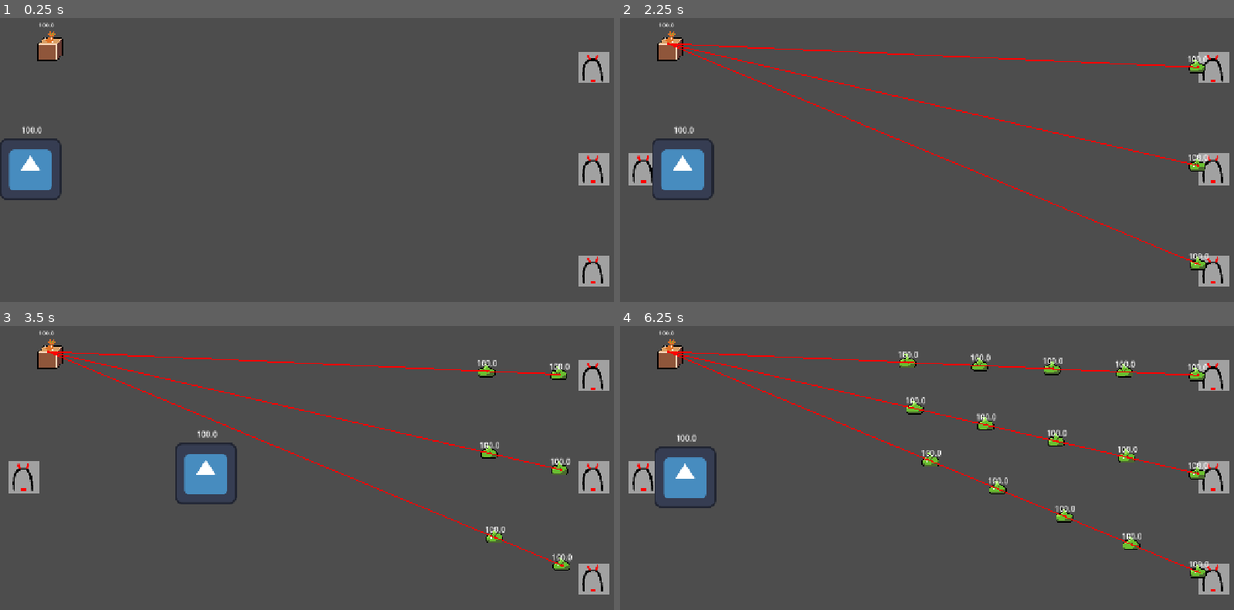
Above: before the commit, frames 1-4 (two rows, left to right).
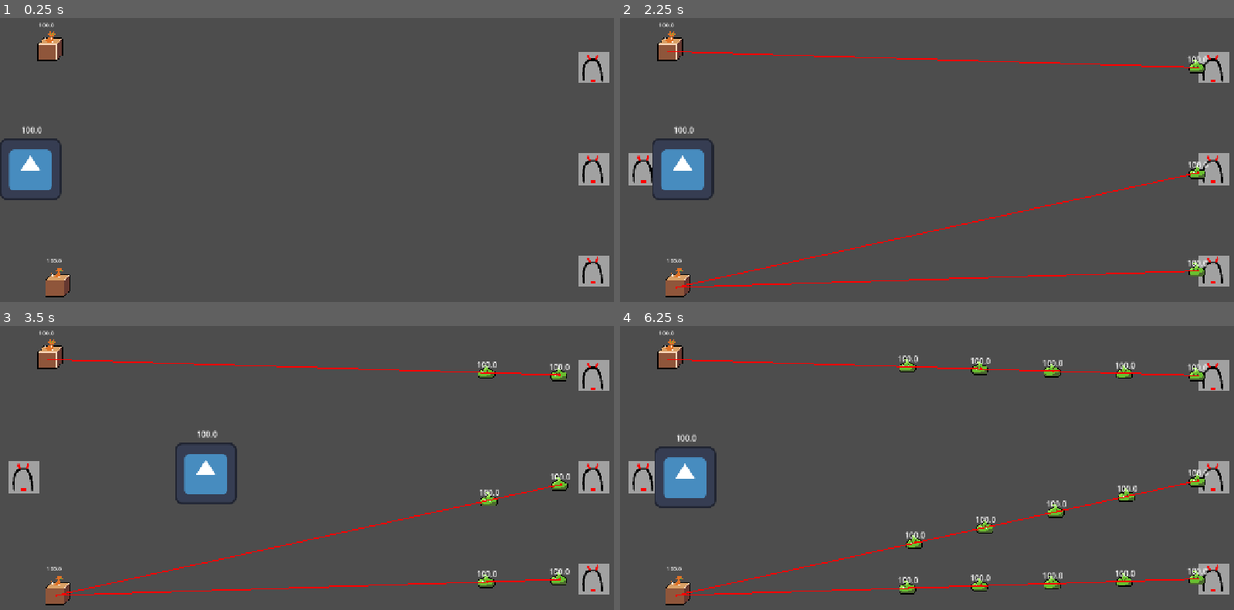
Above: after the commit, the same moments.

Repository: LukasReil/dungeon-ag
Game: Godot game, scene res://dungeonScene.tscn
The game is run twice, just before and just after one commit, with the same random seed, the same clock (stepped at 60 frames per second) and the same inputs. The engine's default icon, where the game draws it, is replaced by a stand-in: a white triangle on a blue panel in a dark square.
Inputs:
- Up to frame 1 (0.25 s): no input
- Up to frame 2 (2.25 s): tap Enter at 0.5 s; hold Right (Rechts) 0.53-1.28 s; tap W (Hoch) at 0.6 s; hold A (Links) 1.28-2.03 s; tap S (Runter) at 1.35 s; hold Right (Rechts) from 2.03 s (still down); hold Shift (Sprint-key) from 2.03 s (still down)
- Up to frame 3 (3.5 s): keep holding Right (Rechts); release Shift (Sprint-key) at 2.78 s; tap W (Hoch) at 2.85 s
- Up to frame 4 (6.25 s): release Right (Rechts) at 3.53 s; hold A (Links) 3.53-5.78 s; tap one key every 0.75 s from 3.6 s: S (Runter) Shift (Sprint-key) W (Hoch) S (Runter); hold Right (Rechts) from 5.78 s (still down)

The runs differ from the first frame. In frame 1, 0.3% of the frame differs, in the area x 7-12%, y 84-99%; in frame 2, 2.9%; in frame 3, 3.6%; in frame 4, 5.5%, in the area x 7-96%, y 8-99%.

Commit message:
Made Enemies pathfind to tower automatically

Diff:
--- a/Scrips/Tower.gd
+++ b/Scrips/Tower.gd
@@ -1,3 +1,4 @@
+class_name Tower
 extends StaticBody2D
 
 @onready var anzeige: Label = $HealthLabel
@@ -16,3 +17,5 @@
 	var prj = area as Node2D as BaseProjectile
 	if prj != null:
 		Leben -= prj.damage
+		if Leben <= 0:
+			queue_free()
--- a/Scrips/feind.gd
+++ b/Scrips/feind.gd
@@ -3,8 +3,7 @@
 
 @onready var nav2d: NavigationAgent2D = $NavigationAgent2D
 @onready var sprite_2d: Sprite2D = $Sprite2D
-@onready var health_label: Label = $Label
-
+@onready var health_label: Label = $HealthLabel
 
 enum States {idle,moving,attacking}
 var ziel : Vector2 = Vector2.INF
@@ -22,7 +21,7 @@
 	if ziel != Vector2.INF && ziel != zerstoert:
 		return
 
-	var minddist : float = 1.79769e308
+	var minddist : float = INF
 	var minddist_vec : Vector2 = Vector2.ZERO
 
 	for punkt in punkte:
@@ -32,7 +31,10 @@
 			minddist = dist
 			minddist_vec = punkt
 
-	ziel = minddist_vec
+	if minddist != INF:
+		ziel = minddist_vec
+	else:
+		ziel = Vector2.INF
 
 
 func _process(delta: float) -> void:
--- a/Szenen/feind.tscn
+++ b/Szenen/feind.tscn
@@ -37,13 +37,13 @@
 rotation = 1.5707964
 shape = SubResource("CapsuleShape2D_poog2")
 
-[node name="PhysicsBounds" type="CollisionShape2D" parent="." unique_id=1345723993]
+[node name="CollisionBox" type="CollisionShape2D" parent="." unique_id=1345723993]
 position = Vector2(0, 2)
 rotation = 1.5707964
 shape = SubResource("CapsuleShape2D_aske4")
 debug_color = Color(0, 0.44401067, 0.05828131, 0.41960785)
 
-[node name="Label" type="Label" parent="." unique_id=1396960690]
+[node name="HealthLabel" type="Label" parent="." unique_id=1396960690]
 offset_left = -20.0
 offset_top = -28.0
 offset_right = 20.0
--- a/level/roomElements/projectiles/melee_attack_system.tscn
+++ b/level/roomElements/projectiles/melee_attack_system.tscn
@@ -3,8 +3,8 @@
 [ext_resource type="Script" uid="uid://0p8va7cx0p2v" path="res://level/roomElements/projectiles/melee_attack_system.gd" id="1_gghy0"]
 [ext_resource type="Script" uid="uid://c01jc876s8dah" path="res://level/roomElements/projectiles/base_projectile.gd" id="2_7jxwt"]
 
-[sub_resource type="CircleShape2D" id="CircleShape2D_aske4"]
-radius = 103.01942
+[sub_resource type="CircleShape2D" id="CircleShape2D_gghy0"]
+radius = 100.0
 
 [node name="MeleeAttackSystem" type="Node2D" unique_id=404807631]
 script = ExtResource("1_gghy0")
@@ -16,7 +16,7 @@
 damage = 100.0
 
 [node name="CollisionShape2D" type="CollisionShape2D" parent="AttackRange" unique_id=2022616499]
-shape = SubResource("CircleShape2D_aske4")
+shape = SubResource("CircleShape2D_gghy0")
 disabled = true
 
 [node name="AttackTime" type="Timer" parent="." unique_id=332714041]
--- a/level/roomElements/roomScene.tscn
+++ b/level/roomElements/roomScene.tscn
@@ -8,6 +8,7 @@
 [ext_resource type="Script" uid="uid://82wgl0kxonso" path="res://level/roomElements/wave_manager.gd" id="6_ngm4v"]
 [ext_resource type="PackedScene" uid="uid://dc1xy2sdl3e1m" path="res://Szenen/feind.tscn" id="7_0pw13"]
 [ext_resource type="PackedScene" uid="uid://r32w6kpyiojw" path="res://Szenen/tower.tscn" id="8_6iyi3"]
+[ext_resource type="Script" uid="uid://s6cmtbkf6lks" path="res://level/roomElements/tower_manager.gd" id="9_g4yy0"]
 
 [sub_resource type="WorldBoundaryShape2D" id="WorldBoundaryShape2D_wrlb0"]
 
@@ -74,7 +75,15 @@
 position = Vector2(-7, 12)
 navigation_polygon = SubResource("NavigationPolygon_poog2")
 
-[node name="Tower" parent="." unique_id=1281357301 instance=ExtResource("8_6iyi3")]
+[node name="TowerManager" type="Node" parent="." unique_id=1590074897]
+script = ExtResource("9_g4yy0")
+
+[node name="Tower" parent="TowerManager" unique_id=1281357301 instance=ExtResource("8_6iyi3")]
 position = Vector2(100, 116)
 
+[node name="Tower2" parent="TowerManager" unique_id=409686981 instance=ExtResource("8_6iyi3")]
+position = Vector2(116, 605)
+
 [connection signal="timeout" from="WaveManager/WaveStartTimer" to="WaveManager" method="_on_wave_start_timer_timeout"]
+[connection signal="child_exiting_tree" from="TowerManager" to="." method="_on_tower_manager_child_exiting_tree"]
+[connection signal="child_exiting_tree" from="TowerManager" to="TowerManager" method="_on_child_exiting_tree"]
--- /dev/null
+++ b/level/roomElements/tower_manager.gd
@@ -0,0 +1,28 @@
+class_name TowerManager
+extends Node
+
+signal tower_added(pos: Vector2)
+signal tower_removed(pos: Vector2)
+
+
+# Called when the node enters the scene tree for the first time.
+func _ready() -> void:
+	pass # Replace with function body.
+
+
+# Called every frame. 'delta' is the elapsed time since the previous frame.
+func _process(delta: float) -> void:
+	pass
+
+func _on_tower_removed(tower: Tower):
+	tower_removed.emit(tower.position)
+
+func _on_child_exiting_tree(node: Node) -> void:
+	var tower = node as Tower
+	if tower != null:
+		_on_tower_removed(tower)
+
+func get_current_tower_positions() -> Array[Vector2]:
+	var result: Array[Vector2]
+	result.assign(get_children().map(func lambda(node): return node.position))
+	return result
--- a/level/roomElements/wave_manager.gd
+++ b/level/roomElements/wave_manager.gd
@@ -4,17 +4,26 @@
 @export var POSSIBLE_ENEMIES : Array[PackedScene]
 
 @onready var RNG : RandomNumberGenerator = RandomNumberGenerator.new()
+@onready var tower_manager: TowerManager = $"../TowerManager"
 
 signal start_wave
 
 
 # Called when the node enters the scene tree for the first time.
 func _ready() -> void:
-	pass
+	tower_manager.tower_removed.connect(_on_tower_removed)
 
 # Called every frame. 'delta' is the elapsed time since the previous frame.
 func _process(delta: float) -> void:
 	pass
+
+func _on_tower_removed(pos: Vector2) -> void:
+	var children = get_children()
+	var towers: Array[Vector2] = tower_manager.get_current_tower_positions().filter(func lambda(position: Vector2): return position != pos)
+	for child in children:
+		var enemy_child = child as Feind
+		if enemy_child != null:
+			enemy_child.zielsetzen(towers, pos)
 
 func _on_wave_start_timer_timeout() -> void:
 	start_wave.emit()
@@ -22,5 +31,5 @@
 func spawn_enemy(enemy_template: PackedScene, init_position: Vector2) -> void:
 	var enemy = enemy_template.instantiate()
 	enemy.init(init_position)
-	(enemy as Feind).zielsetzen([Vector2(100.0, 100.0)])
+	(enemy as Feind).zielsetzen(tower_manager.get_current_tower_positions())
 	add_child(enemy)
Not shown, added: level/roomElements/tower_manager.gd.uid
